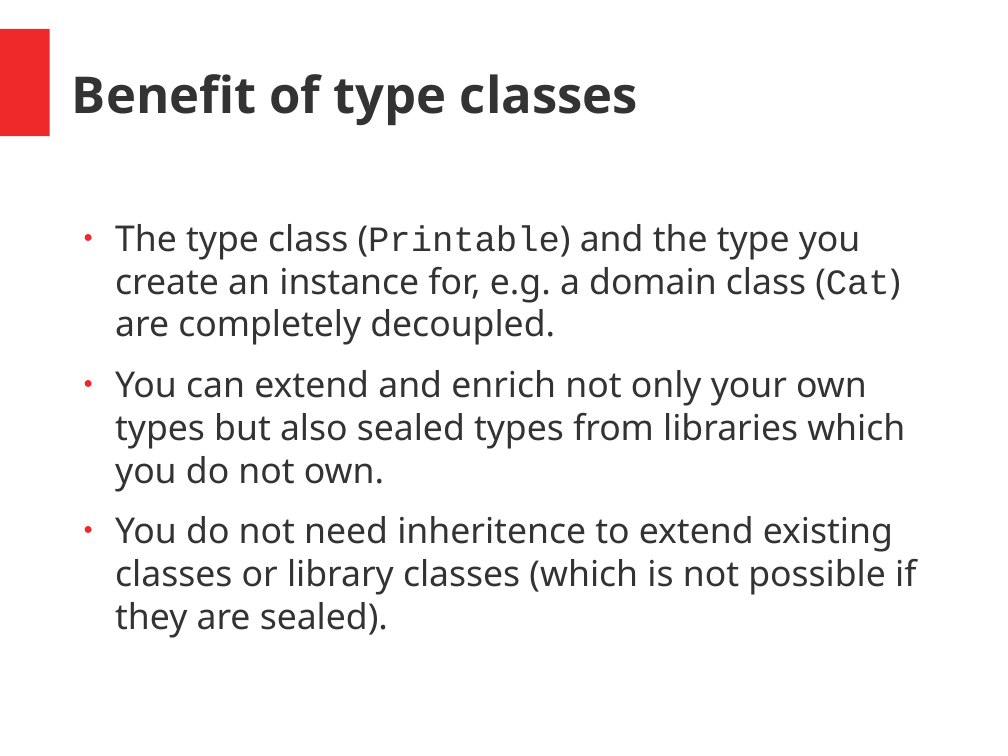
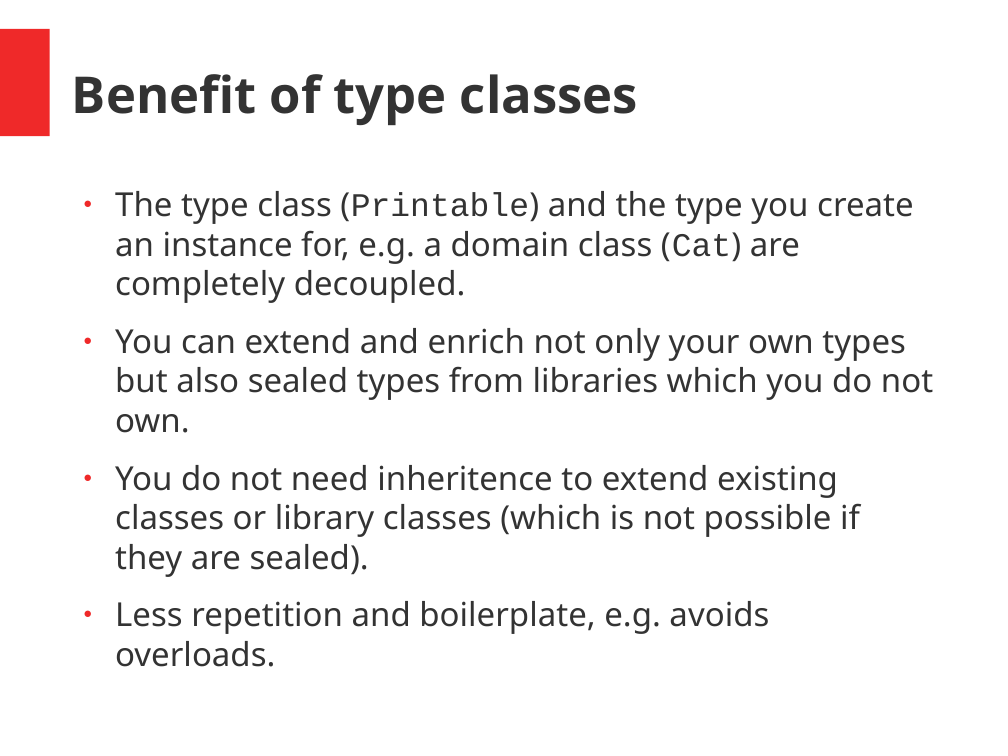
Before and after one commit to hermannhueck/typeclasses, a slide deck: slide 32 of Slides/TypeClasses.pptx (slide 31 before the commit). Drawn at 1008x756 pixels with LibreOffice and Linux fonts; fonts in the diff are those of the drawing. Boxes give left, top, right and bottom in pixels: in the first picture for what was removed or moved away, otherwise in the second. Text is boxed around its words. In the diff, an @@ line names an element or a change of style, - is before the commit and + after.

Commit message:
Slides: extended + improved

```diff
--- a/Slides/TypeClasses.pptx
+++ b/Slides/TypeClasses.pptx
@@ text "The type class (Printable) and ...": place and size @@
-text "The type class (Printable) and ..." at box(115, 224, 916, 638)
+text "The type class (Printable) and ..." at box(115, 191, 933, 667)
@@ text at box(115, 191, 933, 577): size 28 to 26 pt in "The type class (Printable) and the type ...", "You can extend and enrich not only ...", "You do not need inheritence to extend ..." @@
@@ text at box(115, 601, 769, 667): paragraph added @@
+● Less repetition and boilerplate, e.g. avoids overloads.
```
Also in this commit, not shown: 4 other slides changed, 1 slide added, 1 other file.
